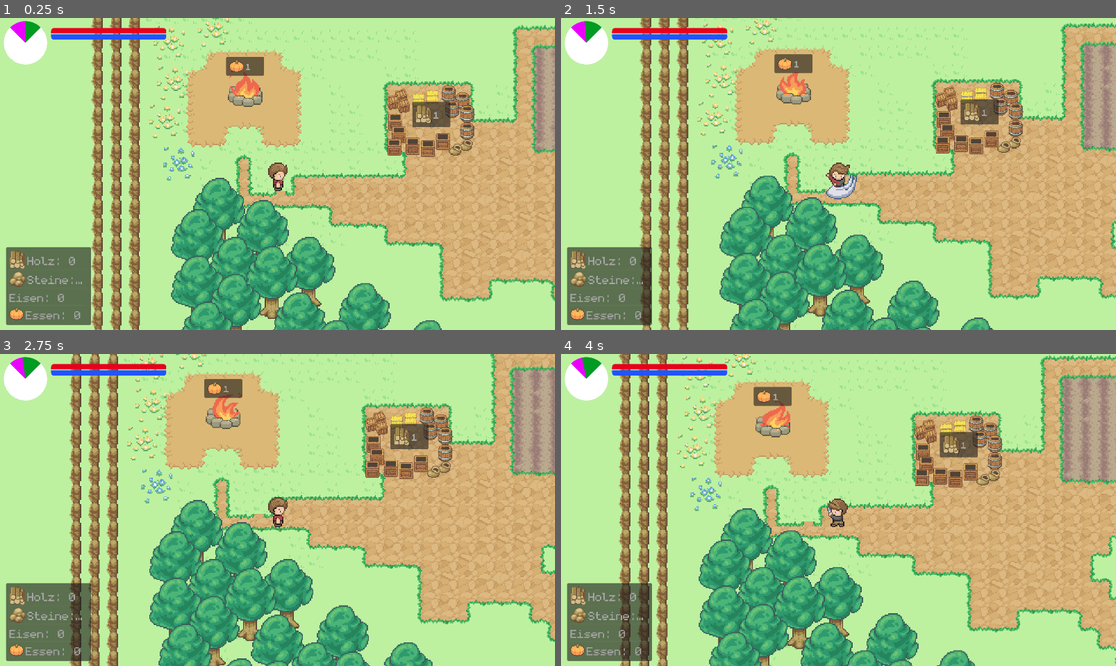
Above: before the commit, frames 1-4 (two rows, left to right).
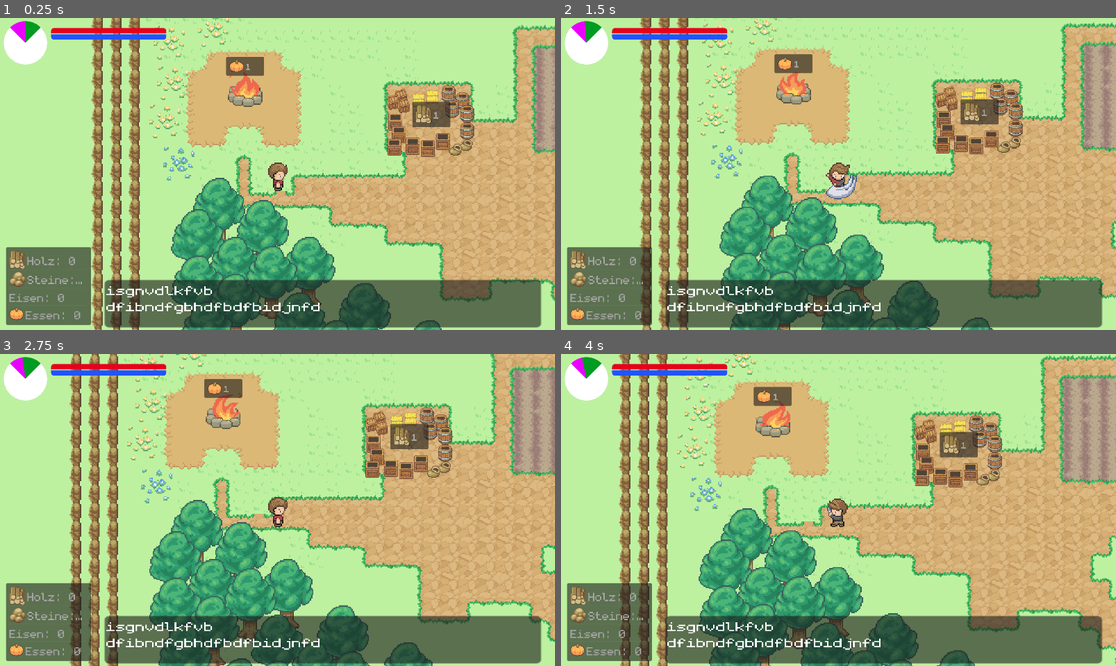
Above: after the commit, the same moments.

Repository: Herzmut-Games/hgj-2023
Game: Godot game, scene res://level.tscn
Two runs of this game, one before a commit and one after it. Both use one fixed random seed, a clock stepped at 60 frames per second and the inputs below.
Inputs:
- Up to frame 1 (0.25 s): no input
- Up to frame 2 (1.5 s): hold Right (ui_right) 0.53-1.28 s; tap Space (action) at 0.6, 1.35 s; hold Down (ui_down) from 1.28 s (still down)
- Up to frame 3 (2.75 s): release Down (ui_down) at 2.03 s; hold Right (ui_right) from 2.03 s (still down); tap Space (action) at 2.1 s
- Up to frame 4 (4 s): release Right (ui_right) at 2.78 s; hold Up (ui_up) 2.78-3.53 s; tap Space (action) at 2.85, 3.6 s; hold Left (ui_left) from 3.53 s (still down)

The runs differ from the first frame. In frame 1, 12% of the frame differs, in the area x 18-98%, y 83-100%; in frame 2, 12%; in frame 3, 12%; in frame 4, 12%.

Commit message:
notify: improve placing
Signed-off-by: Flipez <code@brauser.io>

Diff:
--- a/player.tscn
+++ b/player.tscn
@@ -475,11 +475,10 @@
 scale = Vector2(2, 2)
 
 [node name="PanelContainer" type="PanelContainer" parent="Camera2D/CanvasLayer"]
-visible = false
-offset_left = 1314.0
-offset_top = 21.0
-offset_right = 1418.0
-offset_bottom = 64.0
+offset_left = 362.0
+offset_top = 907.0
+offset_right = 630.0
+offset_bottom = 945.0
 scale = Vector2(5.63308, 4.31773)
 
 [node name="MarginContainer" type="MarginContainer" parent="Camera2D/CanvasLayer/PanelContainer"]
@@ -492,10 +491,9 @@
 [node name="RichTextLabel" type="RichTextLabel" parent="Camera2D/CanvasLayer/PanelContainer/MarginContainer"]
 layout_mode = 2
 theme_override_fonts/normal_font = ExtResource("9_ro76d")
-theme_override_font_sizes/normal_font_size = 0
+theme_override_font_sizes/normal_font_size = 16
 text = "isgnvdlkfvb
-dfibndfgbhdfb
-dfbidjnfd"
+dfibndfgbhdfbdfbidjnfd"
 tab_size = 2
 
 [node name="InteractionBox" parent="." instance=ExtResource("6_rlfsf")]
